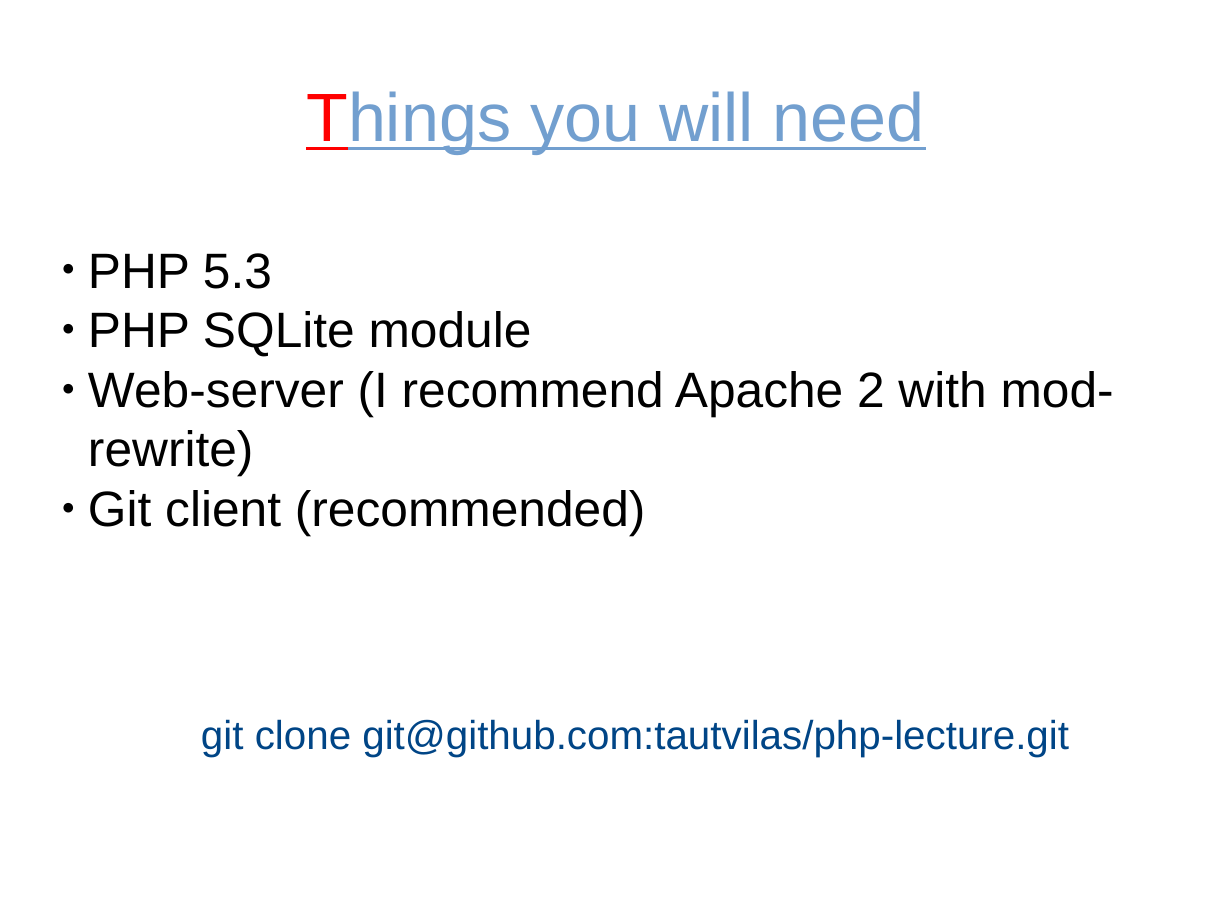
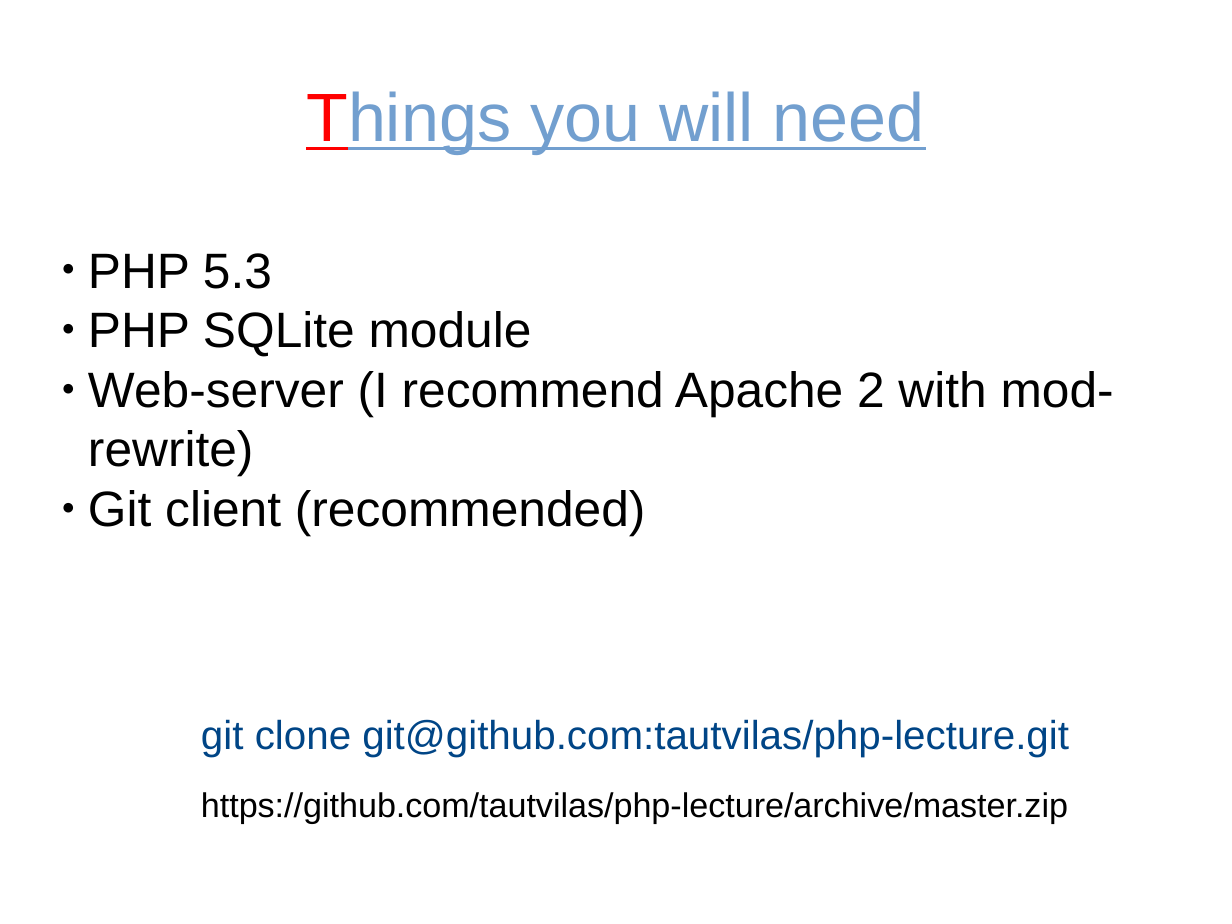
Before and after one commit to tautvilas/frameworks-lecture, a slide deck: slide 2 of doc/presentation.odp. Drawn at 1232x924 pixels with LibreOffice and Linux fonts; fonts in the diff are those of the drawing. Boxes give left, top, right and bottom in pixels: in the first picture for what was removed or moved away, otherwise in the second. Text is boxed around its words. In the diff, an @@ line names an element or a change of style, - is before the commit and + after.

```diff
--- a/doc/presentation.odp
+++ b/doc/presentation.odp
@@ text added at [201,792,1068,824], 22 pt, text #000000 @@
+https://github.com/tautvilas/php-lecture/archive/master.zip
```
Also in this commit, not shown: 1 other slide changed, 2 slides added, 2 other files.
